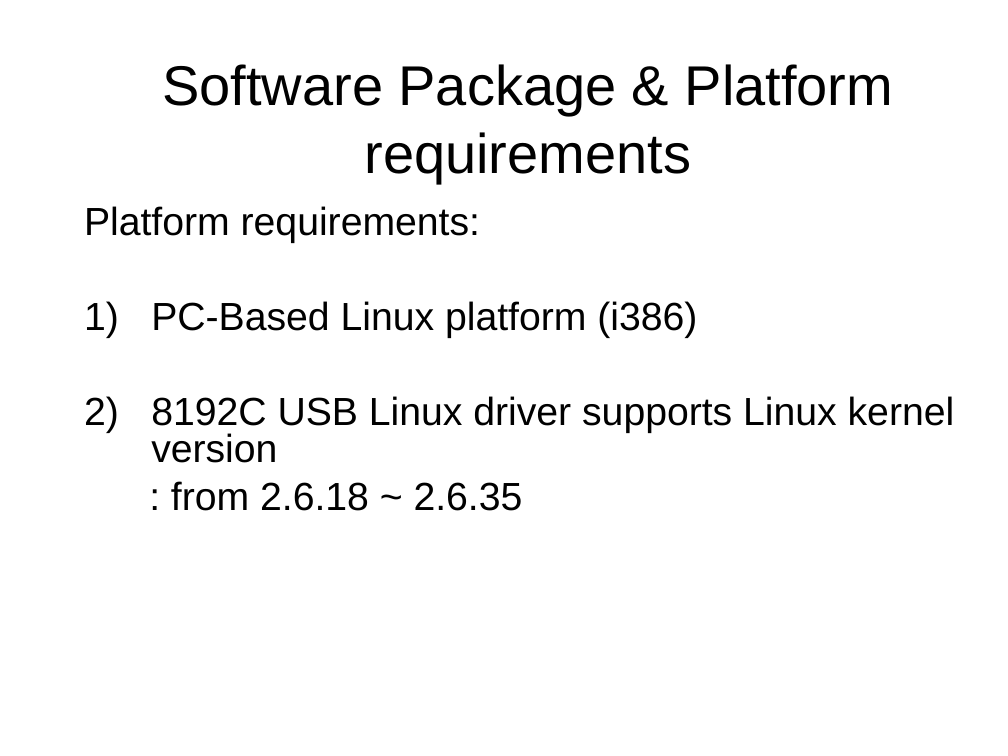
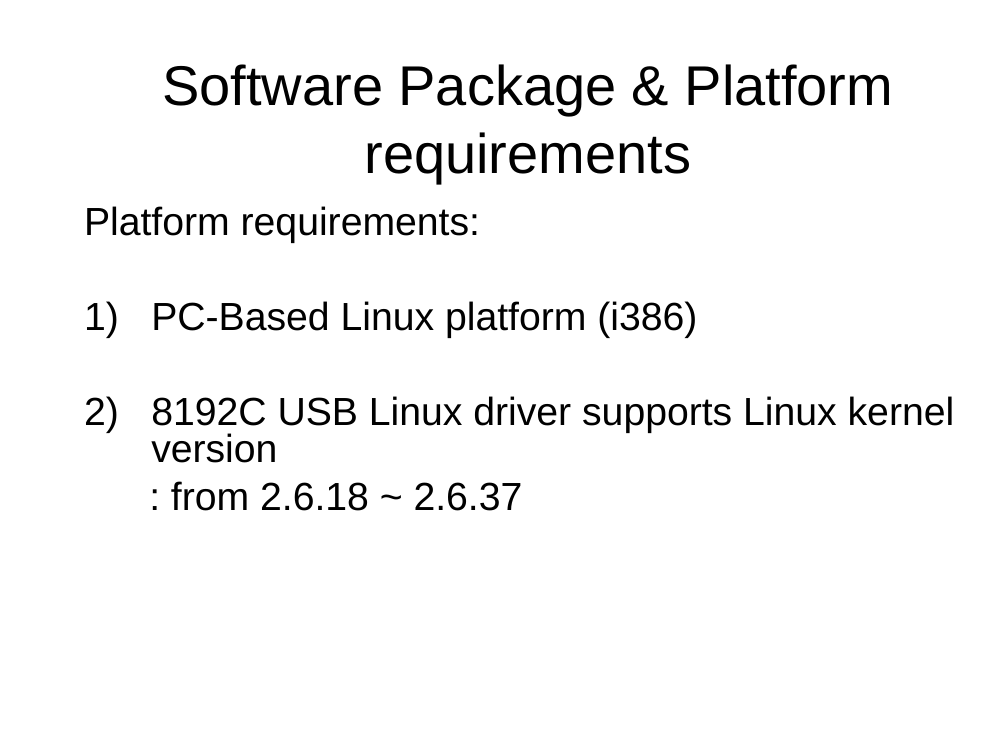
Before and after one commit to rettichschnidi/realtek-linux-RTL8188C_8192C-history, a slide deck: slide 3 of document/RTL8192C_usb_quick_installation_guide.ppt. Drawn at 1008x756 pixels with LibreOffice and Linux fonts; fonts in the diff are those of the drawing. Boxes give left, top, right and bottom in pixels: in the first picture for what was removed or moved away, otherwise in the second. Text is boxed around its words. In the diff, an @@ line names an element or a change of style, - is before the commit and + after.

```diff
--- a/document/RTL8192C_usb_quick_installation_guide.ppt
+++ b/document/RTL8192C_usb_quick_installation_guide.ppt
@@ text at bbox=[171, 481, 523, 511]: text changed @@
-: from 2.6.18 ~ 2.6.35
+: from 2.6.18 ~ 2.6.37
```
Also in this commit, not shown: 1 other slide changed, 30 other files.
